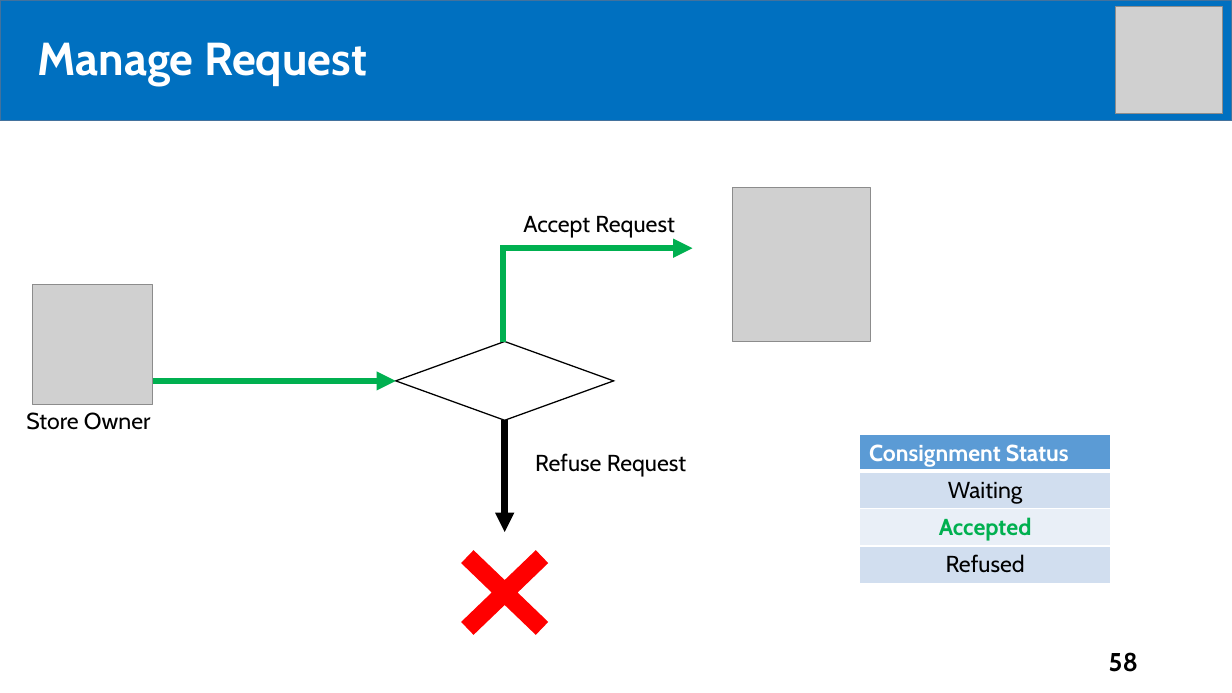
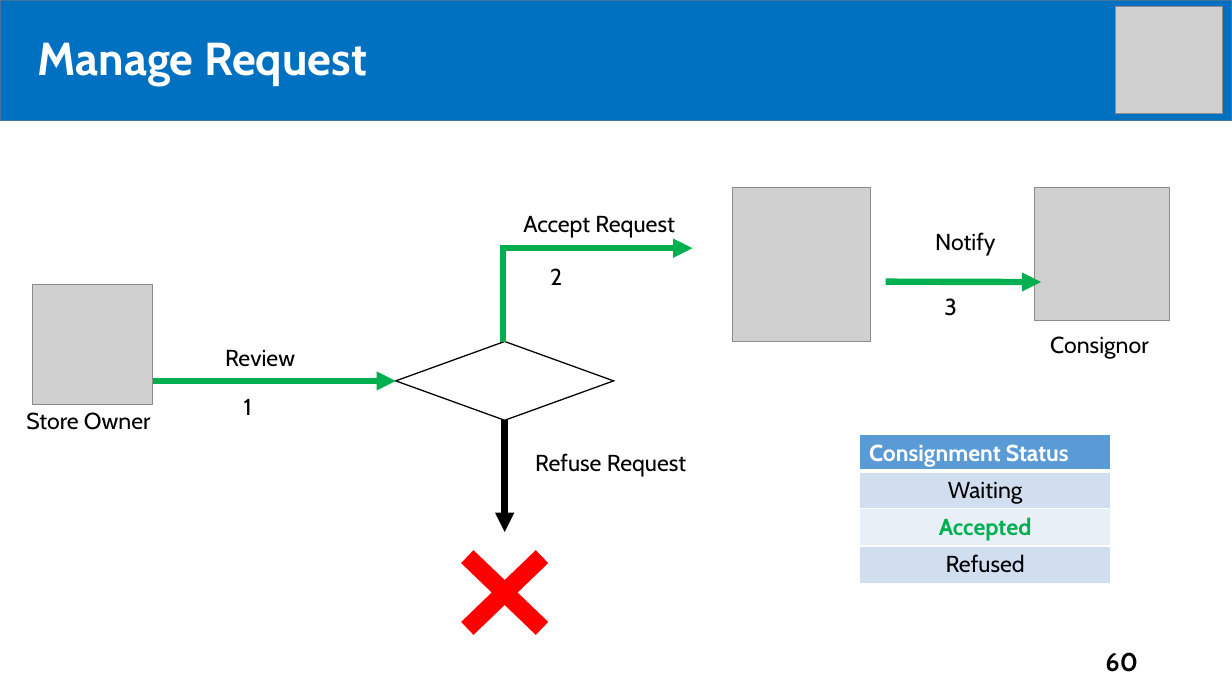
Before and after one commit to tiendan3108/CP, a slide deck: slide 60 of Source/Presentation/PreFinalPresentation.pptx (slide 58 before the commit). Drawn at 1232x693 pixels with LibreOffice and Linux fonts; fonts in the diff are those of the drawing; grey boxes stand for pictures. Boxes give left, top, right and bottom in pixels: in the first picture for what was removed or moved away, otherwise in the second. Text is boxed around its words. In the diff, an @@ line names an element or a change of style, - is before the commit and + after.

Commit message:
update slide

```diff
--- a/Source/Presentation/PreFinalPresentation.pptx
+++ b/Source/Presentation/PreFinalPresentation.pptx
@@ picture added at bbox=[1034, 188, 1169, 321] @@
@@ text added at bbox=[935, 232, 995, 256], 18 pt, text #000000 @@
+Notify
@@ text added at bbox=[550, 268, 562, 285], 18 pt, text #000000 @@
+2
@@ arrow added from (886, 282) to (1042, 282), #00B050 5 pt @@
@@ text added at bbox=[944, 298, 957, 316], 18 pt, text #000000 @@
+3
@@ text added at bbox=[225, 350, 295, 367], 18 pt, text #000000 @@
+Review
@@ text added at bbox=[1050, 336, 1148, 359], 18 pt, text #000000 @@
+Consignor
@@ text added at bbox=[244, 399, 252, 415], 18 pt, text #000000 @@
+1
@@ page number at bbox=[1105, 652, 1138, 672]: text changed @@
-58
+60
```
Also in this commit, not shown: 10 other slides changed, 2 slides added.
